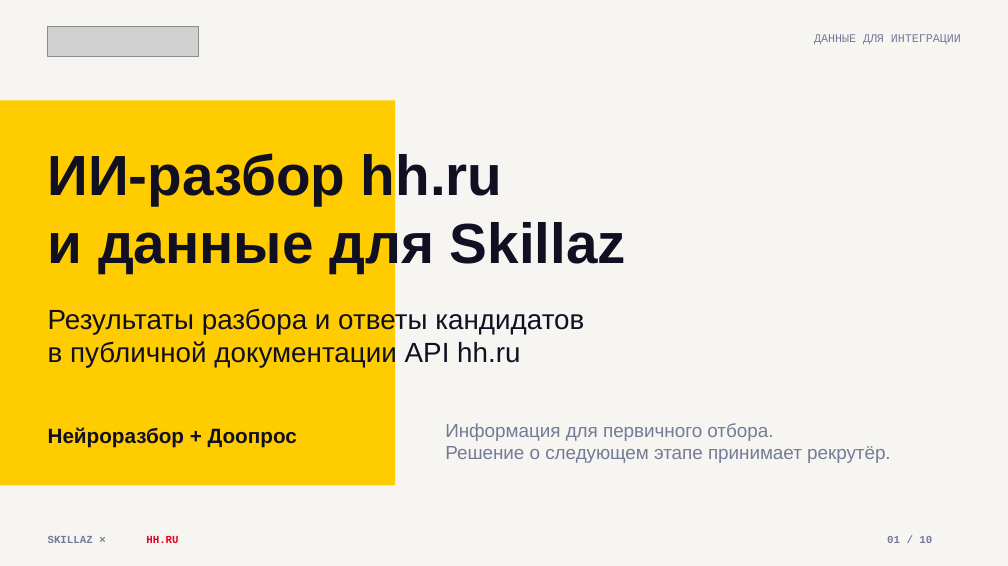
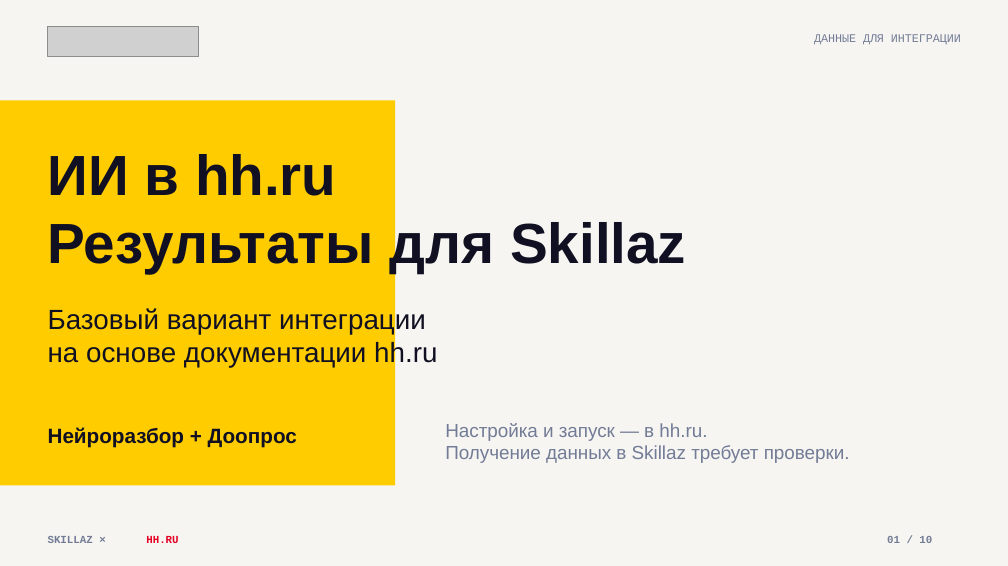
Before and after one commit to nastenakargina17-sudo/skillaz-hh-presentation, a slide deck: slide 1 of Skillaz-hh-Integration.pptx. Drawn at 1008x566 pixels with LibreOffice and Linux fonts; fonts in the diff are those of the drawing; grey boxes stand for pictures. Boxes give left, top, right and bottom in pixels: in the first picture for what was removed or moved away, otherwise in the second. Text is boxed around its words. In the diff, an @@ line names an element or a change of style, - is before the commit and + after.

```diff
--- a/Skillaz-hh-Integration.pptx
+++ b/Skillaz-hh-Integration.pptx
@@ text at bbox=[48, 154, 686, 273]: text changed @@
-ИИ-разбор hh.ru
-и данные для Skillaz
+ИИ в hh.ru
+Результаты для Skillaz
@@ text at bbox=[48, 307, 437, 368]: text changed @@
-Результаты разбора и ответы кандидатов
-в публичной документации API hh.ru
+Базовый вариант интеграции
+на основе документации hh.ru
@@ text at bbox=[445, 423, 850, 463]: text changed @@
-Информация для первичного отбора.
-Решение о следующем этапе принимает рекрутёр.
+Настройка и запуск — в hh.ru.
+Получение данных в Skillaz требует проверки.
```
Also in this commit, not shown: 4 other slides changed, 2 slides added, 2 slides removed, 1 other file.
